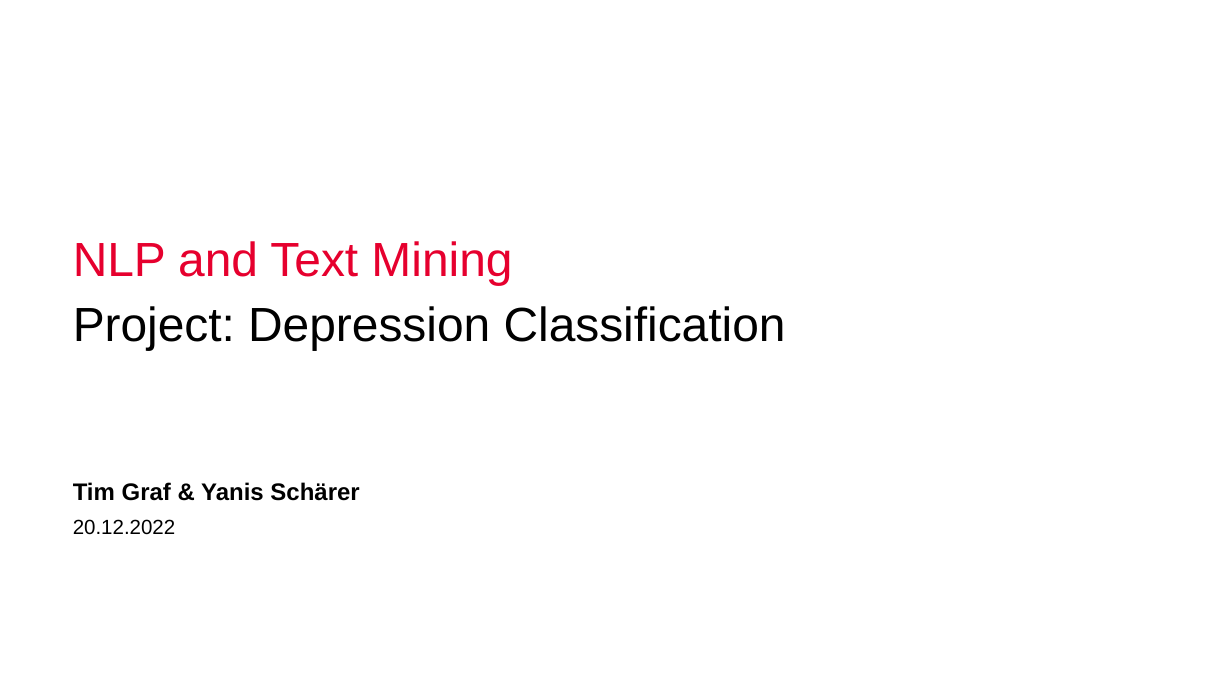
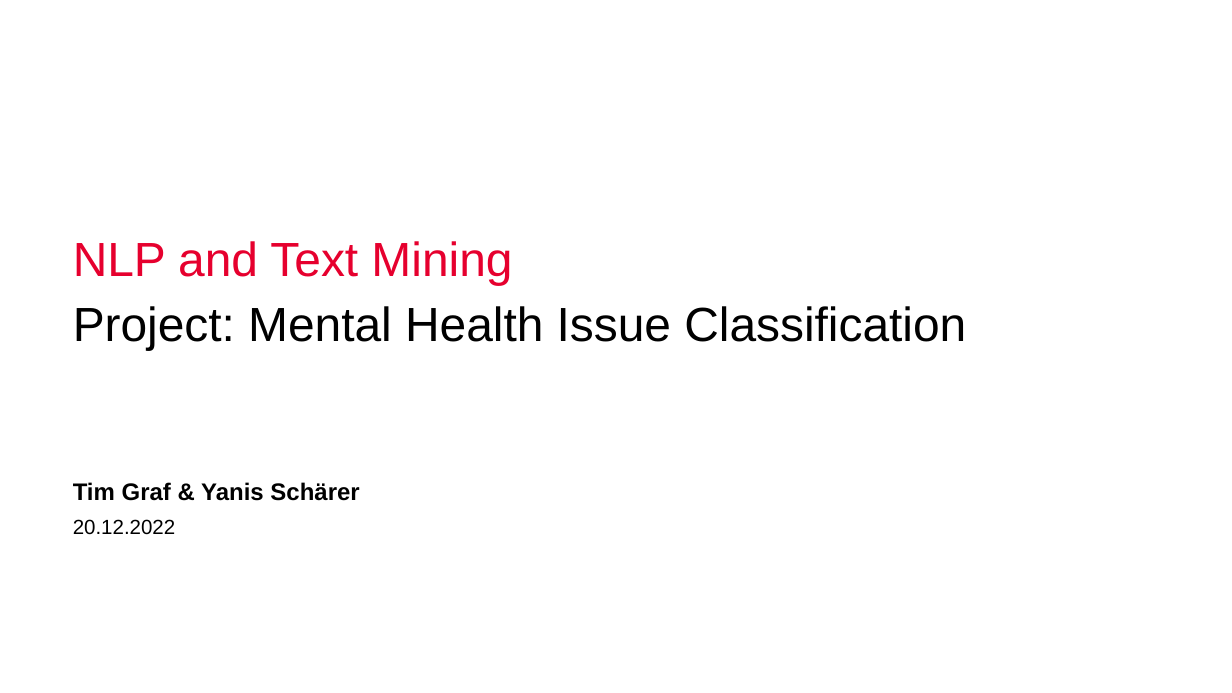
Before and after one commit to homolan13/twitter_mental_health, a slide deck: slide 1 of Presentation.pptx. Drawn at 1232x693 pixels with LibreOffice and Linux fonts; fonts in the diff are those of the drawing; background and template pictures are left out. Boxes give left, top, right and bottom in pixels: in the first picture for what was removed or moved away, otherwise in the second. Text is boxed around its words. In the diff, an @@ line names an element or a change of style, - is before the commit and + after.

```diff
--- a/Presentation.pptx
+++ b/Presentation.pptx
@@ text at bbox=[73, 306, 966, 351]: text changed @@
-Project: Depression Classification
+Project: Mental Health Issue Classification
```
Also in this commit, not shown: 9 other slides changed, 1 other file.
